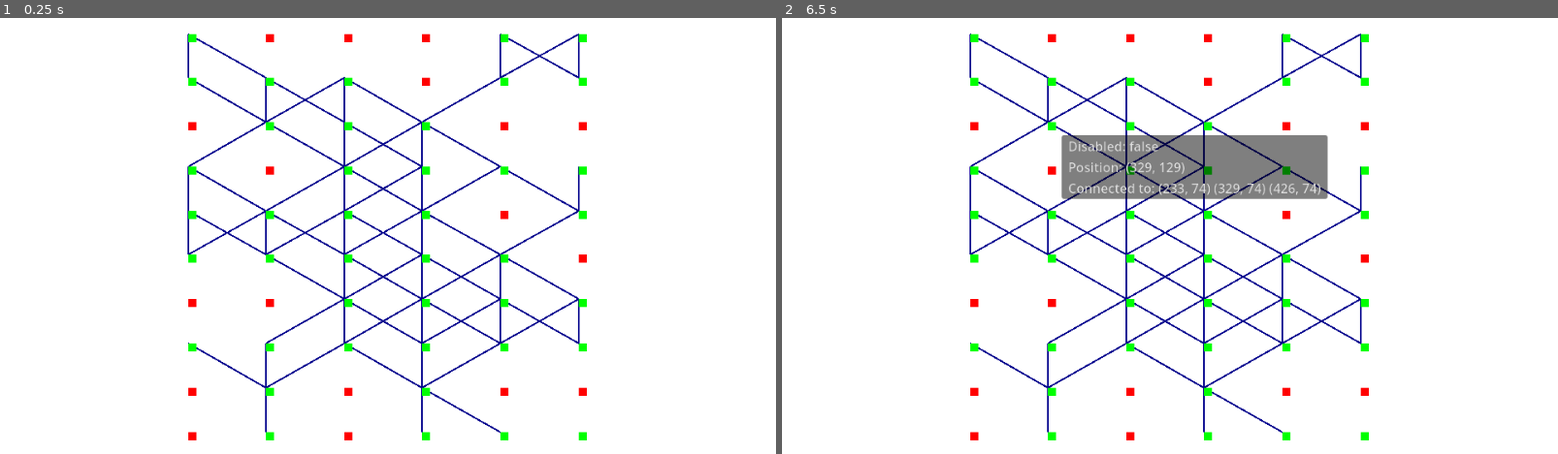
Above: before the commit, frames 1-2 (left to right).
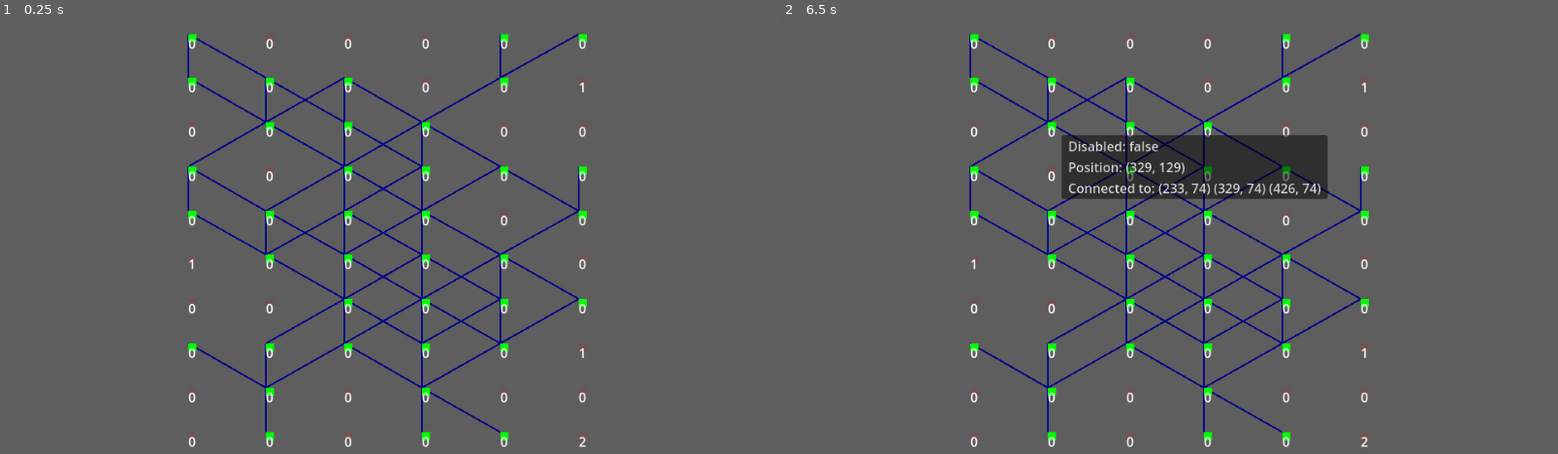
Above: after the commit, the same moments.

Repository: kedalovo/-SG-Spaceship-Management
Game: Godot game, scene res://Map/map.tscn
Same seed, same stepped clock (60 frames per second), same inputs: the game is played once before the commit and once after it. This scene is started directly instead of the project's main scene.
Inputs (mouse positions are in pixels of both pictures, inside the frame that each line leads up to):
- Up to frame 1 (0.25 s): no input
- Up to frame 2 (6.5 s): tap Enter at 0.5, 2, 3.5 s; move the mouse to (1340, 214) at 0.52 s; hold Right (right) 0.53-1.28 s; hold ` (test) 0.53-1.28 s; click (1340, 214) at 0.67 s; tap Space (test1) at 1.25, 1.35, 2.75, 2.85, 4.25, 4.35, 5.85 s; move the mouse to (1014, 257) at 1.27 s; hold Down (down) 1.28-2.03 s; move the mouse to (1247, 140) at 2.02 s; hold Right (right) 2.03-2.78 s; hold ` (test) 2.03-2.78 s; move the mouse to (1131, 323) at 2.77 s; hold Up (up) 2.78-3.53 s; click (1131, 323) at 2.92 s; move the mouse to (1402, 301) at 3.52 s; hold ` (test) 3.53-4.28 s; hold Left (left) 3.53-5.03 s; move the mouse to (937, 170) at 4.27 s; move the mouse to (1208, 236) at 5.02 s; hold Down (down) 5.03-5.78 s; hold ` (test) 5.03-5.78 s; click (1208, 236) at 5.17 s; move the mouse to (1053, 127) at 5.77 s; hold Right (right) from 5.78 s (still down)

The runs differ from the first frame. In frame 1, 98% of the frame differs, in the area x 0-100%, y 0-100%; in frame 2, 98%.

Commit message:
Worked on Map generation. Almost done, but needs more work, some cases generate empty map or a map that is cut off almost completely.

Diff:
--- a/Map/Map Node/map_node.gd
+++ b/Map/Map Node/map_node.gd
@@ -4,6 +4,17 @@
 class_name map_node
 
 
-var connected_to_nodes: Array
+var connected_to_nodes: Array = []
+
+var reason: int = 0
 
 var disabled: bool = false
+var is_continuation: bool = false
+
+
+func add_connections(new_connections: Array) -> void:
+	if is_continuation:
+		for i in new_connections:
+			if !i.disabled:
+				connected_to_nodes.append(i)
+				i.is_continuation = true
--- a/Map/map.gd
+++ b/Map/map.gd
@@ -48,13 +48,6 @@
 		grid.append(level)
 		dummy_grid[i] = [0, 1, 2, 3, 4, 5]
 
-	# Creating default connections
-	for i in 9:
-		grid[i][0].connected_to_nodes = [grid[i+1][0], grid[i+1][1]]
-		for j in range(1, 5):
-			grid[i][j].connected_to_nodes = [grid[i+1][j-1], grid[i+1][j], grid[i+1][j+1]]
-		grid[i][5].connected_to_nodes = [grid[i+1][4], grid[i+1][5]]
-
 	# Deleting random nodes
 	for i in 18:
 		var num: int = dummy_grid.keys().pick_random()
@@ -63,6 +56,39 @@
 		dummy_grid[num].erase(deleting)
 		if dummy_grid[num].size() == 0:
 			dummy_grid.erase(num)
+
+	# Setting up first line
+	for i in grid[dummy_grid.keys().min()]:
+		if !i.disabled:
+			i.is_continuation = true
+
+	# Creating default connections
+	var sorted_order: Array = dummy_grid.keys().duplicate()
+	sorted_order.sort()
+	sorted_order.pop_back()
+	for i in sorted_order:
+		grid[i][0].add_connections([grid[i+1][0], grid[i+1][1]])
+		for j in range(1, 5):
+			grid[i][j].add_connections([grid[i+1][j-1], grid[i+1][j], grid[i+1][j+1]])
+		grid[i][5].add_connections([grid[i+1][4], grid[i+1][5]])
+
+	# Disabling nodes in first line without connections
+	for i in grid[dummy_grid.keys().min()]:
+		if !i.disabled and i.connected_to_nodes.size() == 0:
+			i.disabled = true
+			i.reason = 2
+
+	# Enabling connectivity in first enabled line
+	for i in grid[dummy_grid.keys().min()]:
+		if !i.disabled:
+			i.is_continuation = true
+
+	# Disabling nodes without previous connections
+	for i in dummy_grid.keys():
+		for j in grid[i]:
+			if !j.disabled and !j.is_continuation:
+				j.disabled = true
+				j.reason = 1
 
 	# Visualising result
 	for i in grid:
@@ -76,13 +102,17 @@
 			h_box.add_child(color_rect)
 			color_rect.size_flags_horizontal = Control.SIZE_SHRINK_CENTER + Control.SIZE_EXPAND
 			color_rect.custom_minimum_size = Vector2(10, 10)
+			var text := Label.new()
+			text.text = str(i[j].reason)
 			i[j].reparent(color_rect)
+			color_rect.add_child(text)
 			i[j].position = Vector2.ZERO
 			color_rect.add_to_group(&"visual_map_nodes")
 			var s: String = "[V] "
 			if i[j].disabled:
+				#color_rect.hide()
 				s = "[X] "
-				color_rect.color = Color("ff0000")
+				color_rect.color = Color("ff00001e")
 			else:
 				color_rect.color = Color("00ff00")
 			line += s
--- a/Map/map.tscn
+++ b/Map/map.tscn
@@ -9,6 +9,7 @@
 z_index = -1
 offset_right = 960.0
 offset_bottom = 540.0
+color = Color(0.367188, 0.367188, 0.367188, 1)
 
 [node name="Scroll" type="ScrollContainer" parent="."]
 offset_left = 192.0
